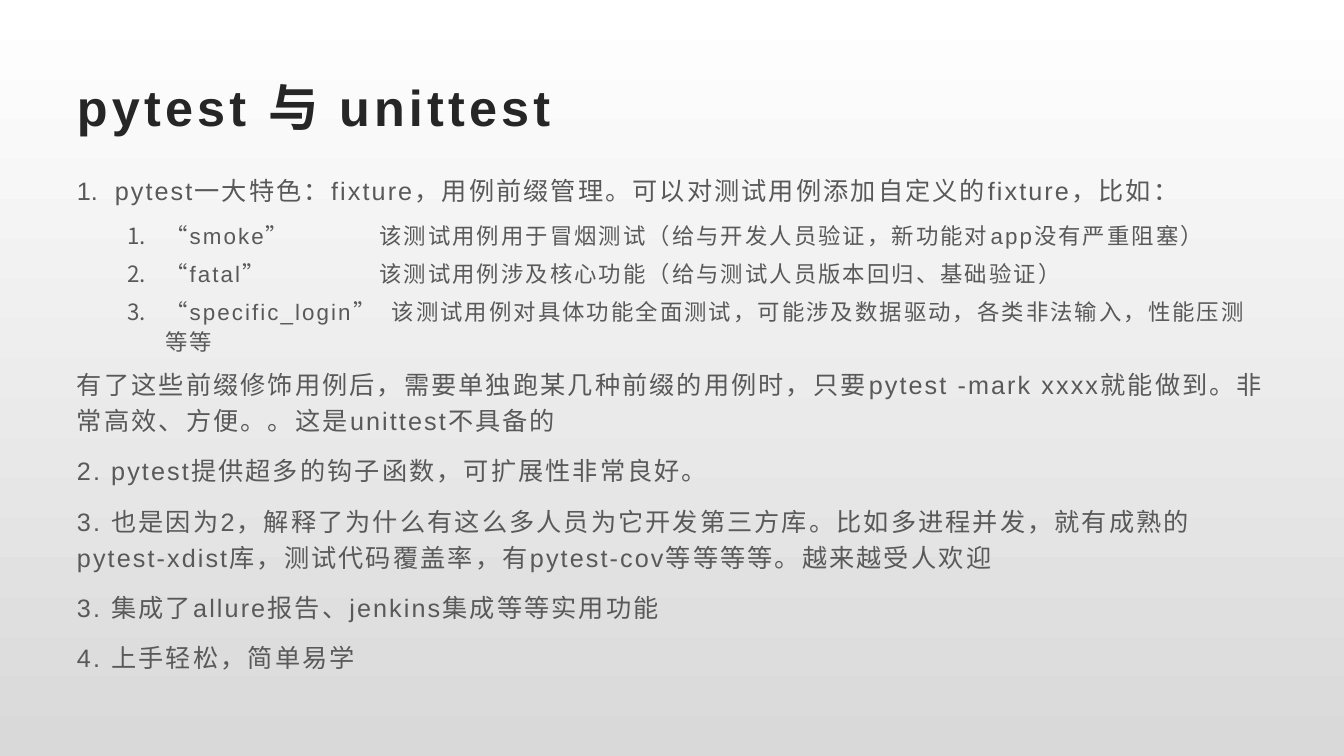
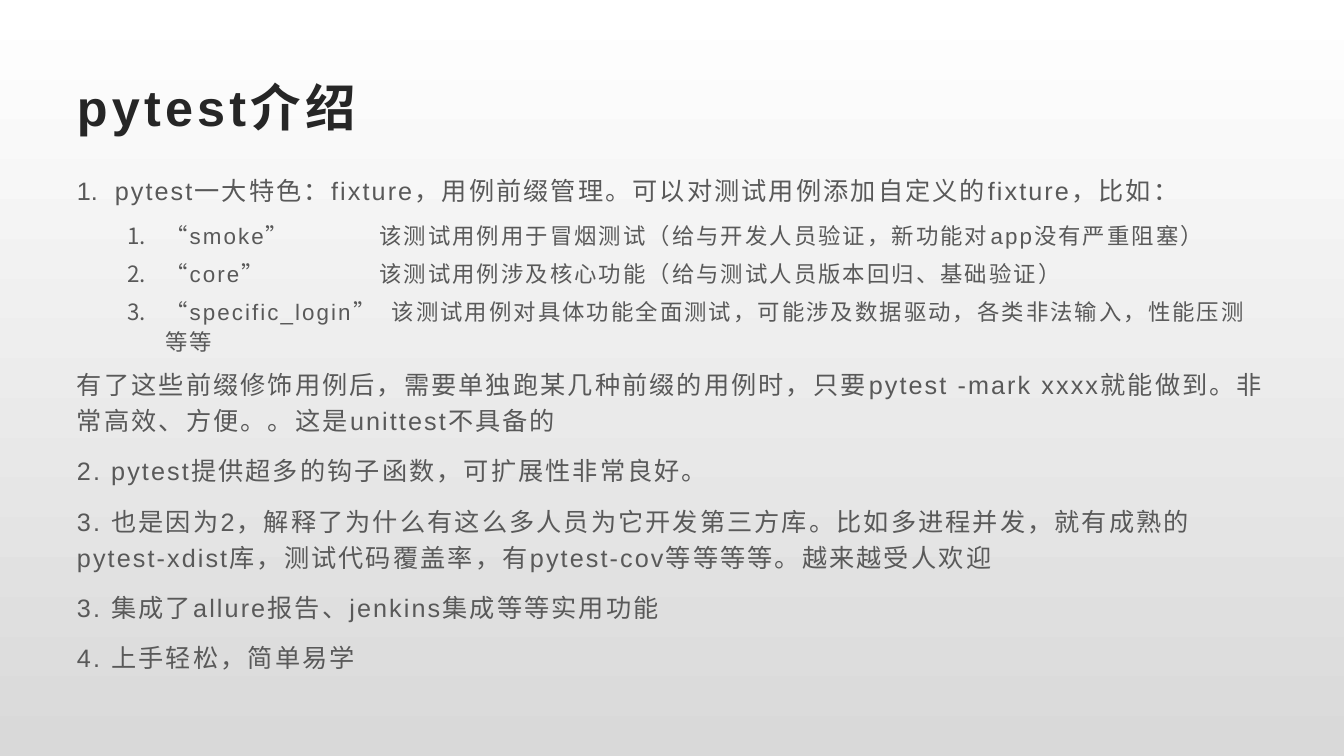
Before and after one commit to julystone/alistar_github_version, a slide deck: slide 5 of doc/基于Appium的 App UI自动化框架.pptx (slide 6 before the commit). Drawn at 1344x756 pixels with LibreOffice and Linux fonts; fonts in the diff are those of the drawing. Boxes give left, top, right and bottom in pixels: in the first picture for what was removed or moved away, otherwise in the second. Text is boxed around its words. In the diff, an @@ line names an element or a change of style, - is before the commit and + after.

```diff
--- a/doc/基于Appium的 App UI自动化框架.pptx
+++ b/doc/基于Appium的 App UI自动化框架.pptx
@@ title at bbox=[77, 86, 356, 136]: text changed @@
-pytest 与 unittest
+pytest介绍
@@ text at bbox=[165, 263, 1060, 284]: text changed @@
-  2. “fatal” 该测试用例涉及核心功能（给与测试人员版本回归、基础验证）
+  2. “core” 该测试用例涉及核心功能（给与测试人员版本回归、基础验证）
```
Also in this commit, not shown: 5 other slides changed, 9 slides added, 3 slides removed, 12 other files.
